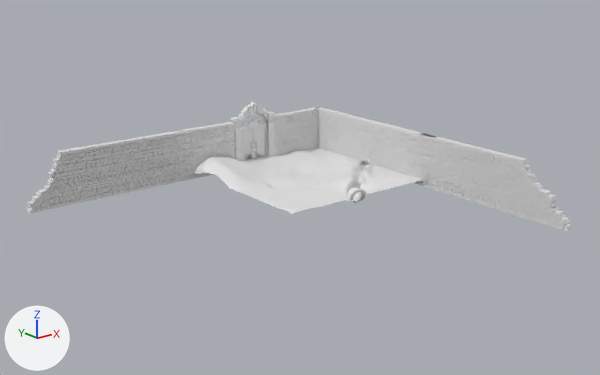
The FBX model Spades Capstone/Assets/3D Assets/Terrain/ShadowIslesLookTerrain.fbx, before and after one commit.
Rendered twice from a 50 mm camera at (-611.0, -753.0, 296.0) aimed at (-91.0, -102.0, 36.0). The axes (+X, +Y, +Z) are drawn at lower left. The lights are the same throughout. Where no turn or scale is listed for an object, it has been applied to the vertices.

Objects in the first picture: 'Circle', 'Ground', 'Wall.012', 'Wall.015', 'Wall.016', 'Wall.017', 'Wall.018'.
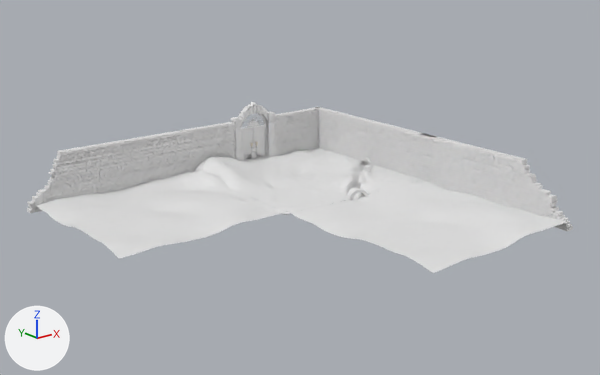
Boxes (x1, y1, x2, y2) around the edits, measured in the pictures (600 x 375 px):
'Plane.001', added: after (293, 180, 567, 273)
'Plane', added: after (36, 170, 290, 259)

What the commit changed:
Mesh me_plane_001 is new.
It has 1089 vertices, 1024 faces and spans x -100.0..100.0, y -100.0..102.0, z -6.0..4.0.
It uses material mat_dirt (white #e7e7e7).
Mesh me_plane is new.
It has 4225 vertices, 4096 faces and spans x -100.0..105.0, y -100.0..100.0, z -6.0..8.0.
It uses material mat_dirt (white #e7e7e7).
Object 'Plane.001' (ob_plane_001) is new; it shows me_plane_001.
Its location is (0.0, -200.0, 8.3).
Object 'Plane' (ob_plane) is new; it shows me_plane.
Its location is (-200.0, 0.0, 9.1).
